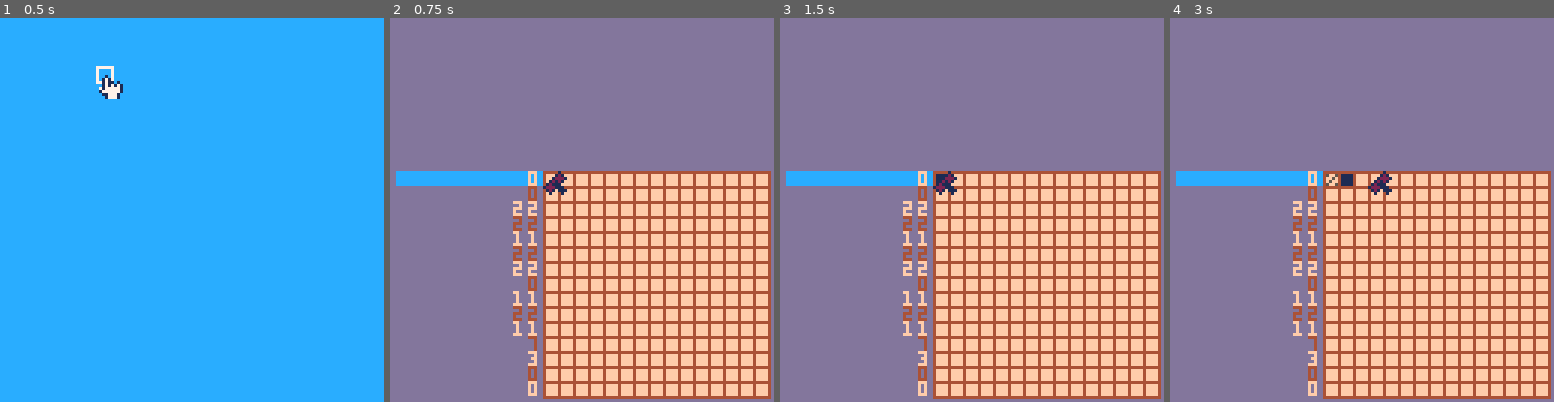
Above: before the commit, frames 1-4 (left to right).
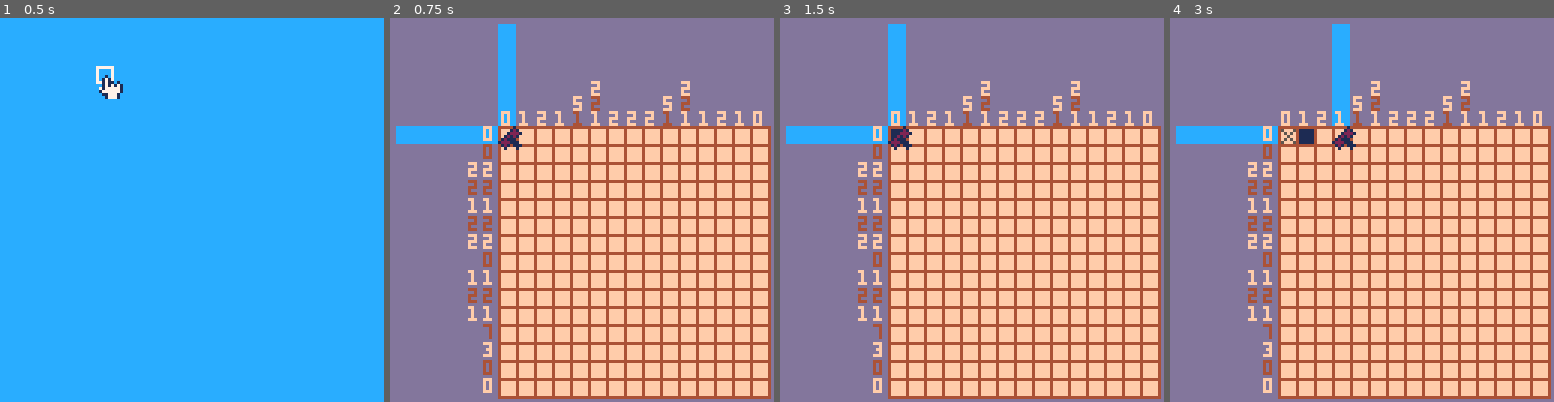
Above: after the commit, the same moments.

Repository: ajbowen249/oh_no_nogram
Game: PICO-8 cartridge oh_no_nogram.p8
Two runs of this game, one before a commit and one after it. Both use one fixed random seed, a clock stepped at 60 frames per second and the inputs below.
Inputs:
- Up to frame 1 (0.5 s): tap X (X key) at 0.33 s
- Up to frame 2 (0.75 s): tap X (X key) at 0.7 s
- Up to frame 3 (1.5 s): tap O (Z key) at 1.07 s; tap X (X key) at 1.43 s
- Up to frame 4 (3 s): tap O (Z key) at 1.8, 2.43 s; hold Right from 2.33 s (still down); tap X (X key) at 2.58 s

Frame 1 is identical in both runs. In frame 2, 36% of the frame differs, in the area x 1-100%, y 1-100%; in frame 3, 36%; in frame 4, 36%.

Commit message:
feat: show column runs

Diff:
--- a/oh_no_nogram.p8
+++ b/oh_no_nogram.p8
@@ -35,11 +35,11 @@
 end
 
 __gfx__
-000000000010000000000100000001005ff500001111000040400000404000004040000040400000400400004044000000000000000000000000000000000000
-00000000017100000000121000001210ff5f00001111000044040000404000004404000040040000404000004040000000000000000000000000000000000000
-00700700017110100001222100012221f5ff00001111000044040000404000004004000040440000444400004044000000000000000000000000000000000000
-000770000171717100121210001112105ff500001111000044040000404000004040000040040000400400004004000000000000000000000000000000000000
-00077000717777710121110001211100000000000000000040400000404000004444000040400000400400004044000000000000000000000000000000000000
+000000000010000000000100000001005fff50001111100040400000404000004040000040400000400400004044000000000000000000000000000000000000
+00000000017100000000121000001210f5f5f0001111100044040000404000004404000040040000404000004040000000000000000000000000000000000000
+00700700017110100001222100012221ff5ff0001111100044040000404000004004000040440000444400004044000000000000000000000000000000000000
+00077000017171710012121000111210f5f5f0001111100044040000404000004040000040040000400400004004000000000000000000000000000000000000
+000770007177777101211100012111005fff50001111100040400000404000004444000040400000400400004044000000000000000000000000000000000000
 00700700177777711222111012221000000000000000000000000000000000000000000000000000000000000000000000000000000000000000000000000000
 00000000011777100121011101210000000000000000000000000000000000000000000000000000000000000000000000000000000000000000000000000000
 00000000001777100010001000100000000000000000000000000000000000000000000000000000000000000000000000000000000000000000000000000000
--- a/puzzle.lua
+++ b/puzzle.lua
@@ -1,5 +1,5 @@
 g_puzzle_state = nil
-C_CELL_SIZE = 5
+C_CELL_SIZE = 6
 C_BOARD_SIZE = C_CELL_SIZE * 15
 
 C_PUZ_NULL = 0
@@ -29,27 +29,31 @@
   end
 
   for row in all(puzzle.image) do
-    local run_length = 0
-    local row_runs = {}
-    for col in all(row) do
-      if col == 1 then
-        run_length += 1
-      else
-        if run_length > 0 then
-          add(row_runs, run_length)
-          run_length = 0
-        end
-      end
+    add(g_puzzle_state.row_runs, get_list_runs(row))
+  end
+
+  for coli=1, #puzzle.image do
+    local col = {}
+    for rowi=1, #puzzle.image do
+      add(col, puzzle.image[rowi][coli])
     end
 
-    if run_length > 0 or #row_runs == 0 then
-      add(row_runs, run_length)
-    end
-
-    add(g_puzzle_state.row_runs, row_runs)
+    add(g_puzzle_state.col_runs, get_list_runs(col))
   end
 
   g_game_state = C_PUZZLE
+end
+
+function print_run_number(run_val, run_x, y, i)
+  if run_val < 10 then
+    print(run_val, run_x, y, i % 2 == 0 and 4 or 15)
+  else
+    if i % 2 != 0 then
+      pal(4, 15)
+    end
+    spr(run_val - 4, run_x, y)
+    pal()
+  end
 end
 
 function draw_puzzle()
@@ -61,35 +65,36 @@
 
   rectfill(start_x, start_y, board_end_x, board_end_y, 15)
   rect(start_x, start_y, board_end_x, board_end_y, 4)
+  local cursor_loc = nil
 
   for i, row in ipairs(g_puzzle_state.grid) do
     local y = start_y + ((i - 1) * C_CELL_SIZE)
     rect(start_x, y + C_CELL_SIZE, board_end_x, y + C_CELL_SIZE, 4)
 
-    local row_runs = g_puzzle_state.row_runs[i]
-
     if i == g_puzzle_state.y then
       rectfill(2, y, start_x - 1, y + C_CELL_SIZE - 1, 12)
     end
 
+    local row_runs = g_puzzle_state.row_runs[i]
     for ri=#row_runs, 1, -1 do
       local run_x = start_x - 5 - ((#row_runs - ri) * 5)
-      local run_val = row_runs[ri]
-      if run_val < 10 then
-        print(run_val, run_x, y, i % 2 == 0 and 4 or 15)
-      else
-        if i % 2 != 0 then
-          pal(4, 15)
-        end
-        spr(run_val - 4, run_x, y)
-        pal()
-      end
+      print_run_number(row_runs[ri], run_x, y, i)
     end
 
     for j, cell in ipairs(row) do
       local x = start_x + ((j - 1) * C_CELL_SIZE)
       if i == 1 then
         rect(x + C_CELL_SIZE, start_y, x + C_CELL_SIZE, board_end_y, 4)
+
+        if j == g_puzzle_state.x then
+          rectfill(x, 2, x + C_CELL_SIZE - 1, start_y - 1, 12)
+        end
+
+        local col_runs = g_puzzle_state.col_runs[j]
+        for ci=#col_runs, 1, -1 do
+          local run_y = start_y - 5 - ((#col_runs - ci) * 5)
+          print_run_number(col_runs[ci], x + i, run_y, ci)
+        end
       end
 
       if cell == C_PUZ_MARKED then
@@ -99,9 +104,13 @@
       end
 
       if i == g_puzzle_state.y and j == g_puzzle_state.x then
-        spr(2, x, y)
+        cursor_loc = { x = x, y = y }
       end
     end
+  end
+
+  if cursor_loc != nil then
+    spr(2, cursor_loc.x, cursor_loc.y)
   end
 end
 
--- a/utils.lua
+++ b/utils.lua
@@ -6,3 +6,24 @@
 
   return width
 end
+
+function get_list_runs(list)
+  local run_length = 0
+  local runs = {}
+  for cell in all(list) do
+    if cell == 1 then
+      run_length += 1
+    else
+      if run_length > 0 then
+        add(runs, run_length)
+        run_length = 0
+      end
+    end
+  end
+
+  if run_length > 0 or #runs == 0 then
+    add(runs, run_length)
+  end
+
+  return runs
+end
